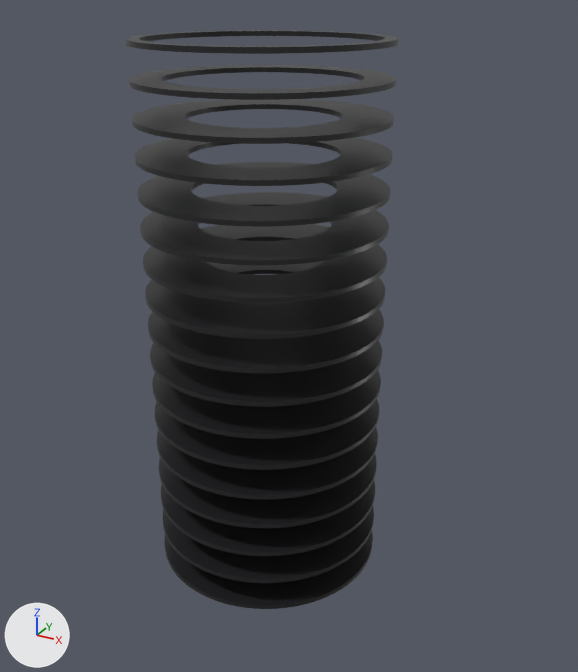
The glTF model veit/assets/models/Washers_spread.glb, before and after one commit.
One viewpoint serves both versions: a 50 mm camera at (11.51, -19.48, 9.36) aimed at (0.71, 0.16, -0.46). Lighting does not change. The marker at lower left points along +X, +Y and +Z. The first picture is the older version. Where no turn or scale is listed for an object, it has been applied to the vertices. Vertices at exactly the same position are counted once.

Names of what the first picture shows: 'Washers_spread'.
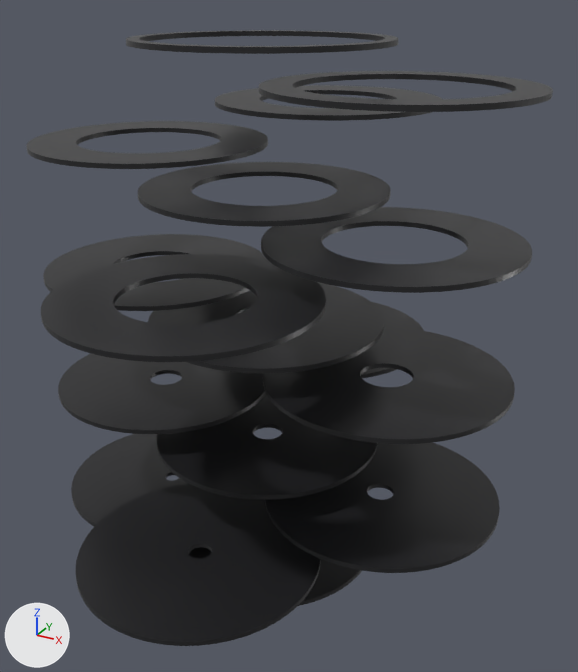
Boxes [x1, y1, x2, y2] around the edits, measured in the pictures (578 x 672 px; the box of a moved part takes in the faces that stretch with it):
```json
{"object": "Washers_spread", "change": "reshaped", "before": [126, 30, 398, 609], "after": [26, 30, 553, 646], "on screen": "93% wider, 6% taller"}
{"part": 1, "of": "me_washers_spread", "change": "moved or reshaped", "before": [163, 506, 374, 583], "after": [71, 434, 189, 527]}
{"part": 2, "of": "me_washers_spread", "change": "moved or reshaped", "before": [161, 481, 375, 556], "after": [76, 484, 321, 646]}
{"part": 3, "of": "me_washers_spread", "change": "moved or reshaped", "before": [159, 455, 377, 528], "after": [265, 442, 500, 573]}
{"part": 4, "of": "me_washers_spread", "change": "moved or reshaped", "before": [155, 399, 379, 470], "after": [58, 354, 266, 434]}
{"part": 5, "of": "me_washers_spread", "change": "moved or reshaped", "before": [152, 370, 381, 439], "after": [361, 302, 424, 378]}
{"part": 6, "of": "me_washers_spread", "change": "moved or reshaped", "before": [150, 340, 382, 407], "after": [263, 327, 515, 444]}
{"part": 7, "of": "me_washers_spread", "change": "moved or reshaped", "before": [145, 261, 385, 339], "after": [43, 234, 268, 311]}
{"part": 8, "of": "me_washers_spread", "change": "moved or reshaped", "before": [143, 224, 387, 303], "after": [41, 254, 326, 362]}
{"part": 9, "of": "me_washers_spread", "change": "moved or reshaped", "before": [140, 192, 389, 265], "after": [261, 207, 532, 293]}
{"part": 10, "of": "me_washers_spread", "change": "moved or reshaped", "before": [135, 137, 392, 186], "after": [26, 121, 268, 169]}
{"part": 11, "of": "me_washers_spread", "change": "moved or reshaped", "before": [132, 99, 394, 144], "after": [215, 85, 442, 121]}
{"part": 12, "of": "me_washers_spread", "change": "moved or reshaped", "before": [129, 65, 396, 100], "after": [259, 71, 553, 112]}
```

Edits to the scene script, one JSON object a line:
```json
{"block": "me_washers_spread", "where": "# used by ob_washers_spread; location = (0.0, 0.0, 0.0)"}
{"op": "remove", "block": "me_washers_spread", "code": "me_washers_spread.from_pydata(...)  # 5118 vertices, 10236 faces; spans x -3.6..3.6, y -3.6..3.6, z -8.1..8.1"}
{"op": "add", "block": "me_washers_spread", "code": "me_washers_spread.from_pydata(...)  # 5118 vertices, 10236 faces; spans x -7.6..7.6, y -7.6..7.6, z -8.1..8.1"}
{"block": "me_washers_spread", "change": "me_washers_spread part 1: the loose piece of 246 vertices spanning x -3.6..3.6, y -3.6..3.6, z -7.1..-6.9 is moved by (-4.0, 0.0, 0.0)"}
{"block": "me_washers_spread", "change": "me_washers_spread part 2: the loose piece of 252 vertices spanning x -3.6..3.6, y -3.6..3.6, z -6.1..-5.9 is moved by (0.0, -4.0, 0.0)"}
{"block": "me_washers_spread", "change": "me_washers_spread part 3: the loose piece of 258 vertices spanning x -3.6..3.6, y -3.6..3.6, z -5.1..-4.9 is moved by (4.0, 0.0, 0.0)"}
{"block": "me_washers_spread", "change": "me_washers_spread part 4: the loose piece of 268 vertices spanning x -3.6..3.6, y -3.6..3.6, z -3.1..-2.9 is moved by (-4.0, 0.0, 0.0)"}
{"block": "me_washers_spread", "change": "me_washers_spread part 5: the loose piece of 274 vertices spanning x -3.6..3.6, y -3.6..3.6, z -2.1..-1.9 is moved by (0.0, 4.0, 0.0)"}
{"block": "me_washers_spread", "change": "me_washers_spread part 6: the loose piece of 282 vertices spanning x -3.6..3.6, y -3.6..3.6, z -1.1..-0.9 is moved by (4.0, 0.0, 0.0)"}
{"block": "me_washers_spread", "change": "me_washers_spread part 7: the loose piece of 318 vertices spanning x -3.6..3.6, y -3.6..3.6, z 0.9..1.1 is moved by (-4.0, 0.0, 0.0)"}
{"block": "me_washers_spread", "change": "me_washers_spread part 8: the loose piece of 330 vertices spanning x -3.6..3.6, y -3.6..3.6, z 1.9..2.1 is moved by (0.0, -4.0, 0.0)"}
{"block": "me_washers_spread", "change": "me_washers_spread part 9: the loose piece of 334 vertices spanning x -3.6..3.6, y -3.6..3.6, z 2.9..3.1 is moved by (4.0, 0.0, 0.0)"}
{"block": "me_washers_spread", "change": "me_washers_spread part 10: the loose piece of 342 vertices spanning x -3.6..3.6, y -3.6..3.6, z 4.9..5.1 is moved by (-4.0, 0.0, 0.0)"}
{"block": "me_washers_spread", "change": "me_washers_spread part 11: the loose piece of 342 vertices spanning x -3.6..3.6, y -3.6..3.6, z 5.9..6.1 is moved by (0.0, 4.0, 0.0)"}
{"block": "me_washers_spread", "change": "me_washers_spread part 12: the loose piece of 360 vertices spanning x -3.6..3.6, y -3.6..3.6, z 6.9..7.1 is moved by (4.0, 0.0, 0.0)"}
```
